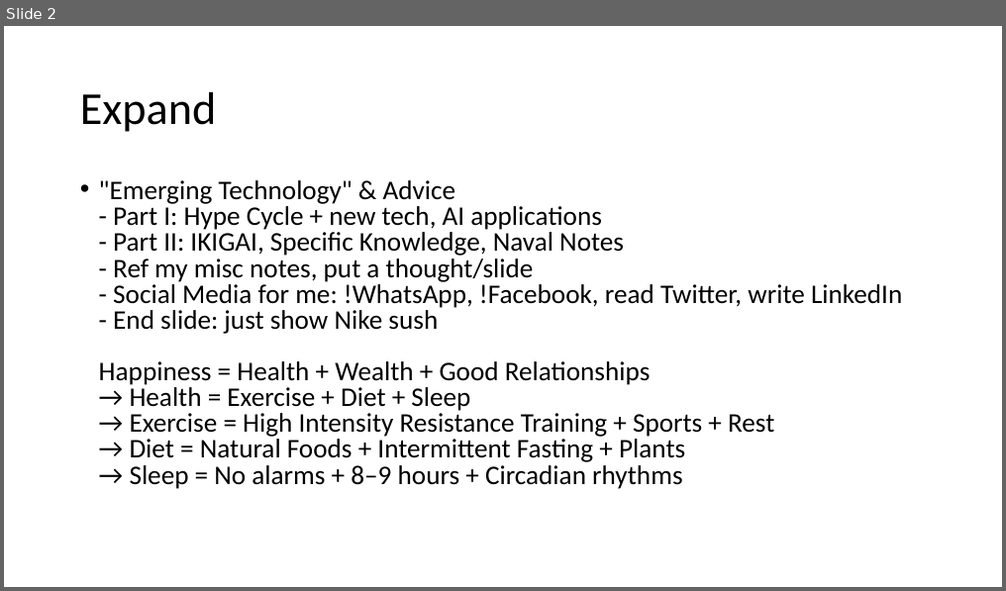
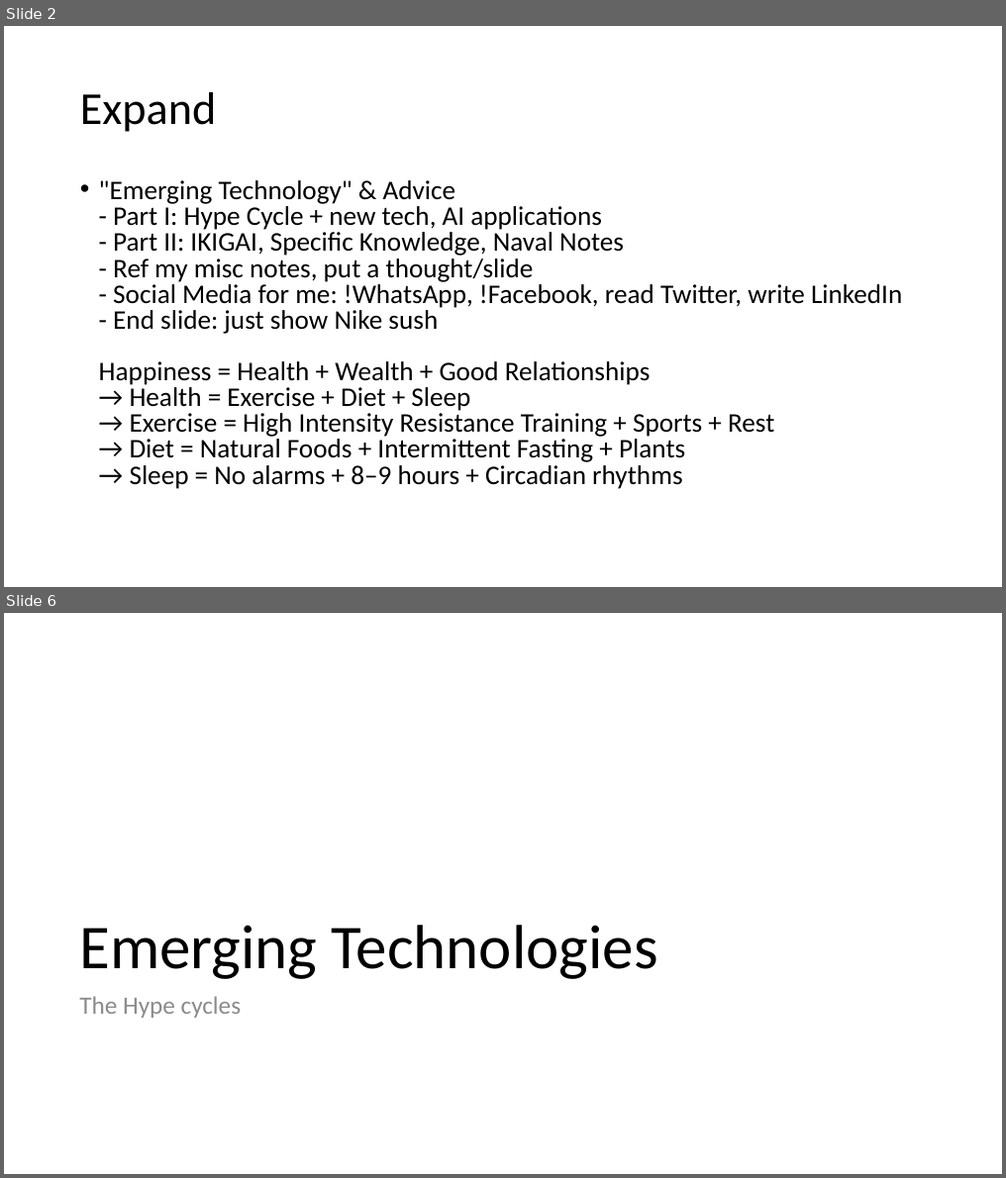
Before and after one commit to yogeshhk/Publications, a slide deck: Talk_EmergingTechnologies_MES_March13.pptx. Shown one above the other, each under a label of ours: slide 2 before the commit, slides 2 and 6 after it; the slides between them are not shown. The pictures are 1006x591 and 1006x1178 pixels, drawn with LibreOffice and Linux fonts; fonts in the diff are those of the drawing. Boxes give left, top, right and bottom in pixels: in the first picture for what was removed or moved away, otherwise in the second. Text is boxed around its words. In the diff, an @@ line names an element or a change of style, - is before the commit and + after.

```diff
--- a/Talk_EmergingTechnologies_MES_March13.pptx
+++ b/Talk_EmergingTechnologies_MES_March13.pptx
@@ slide 6 added at box(4, 613, 1002, 1174), background #FFFFFF @@
@@ title added at box(79, 925, 658, 979), 60 pt, text #000000 @@
+Emerging Technologies
@@ text added at box(79, 996, 242, 1018), 24 pt, text #8C8C8C @@
+The Hype cycles
```
Also in this commit, not shown: 1 slide changed, 4 other slides added, 4 other files.
